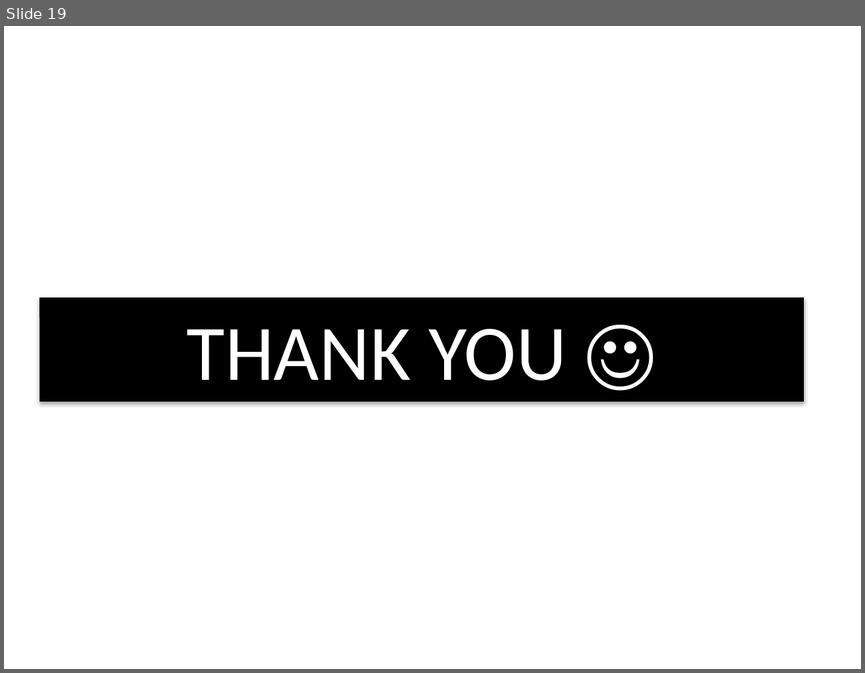
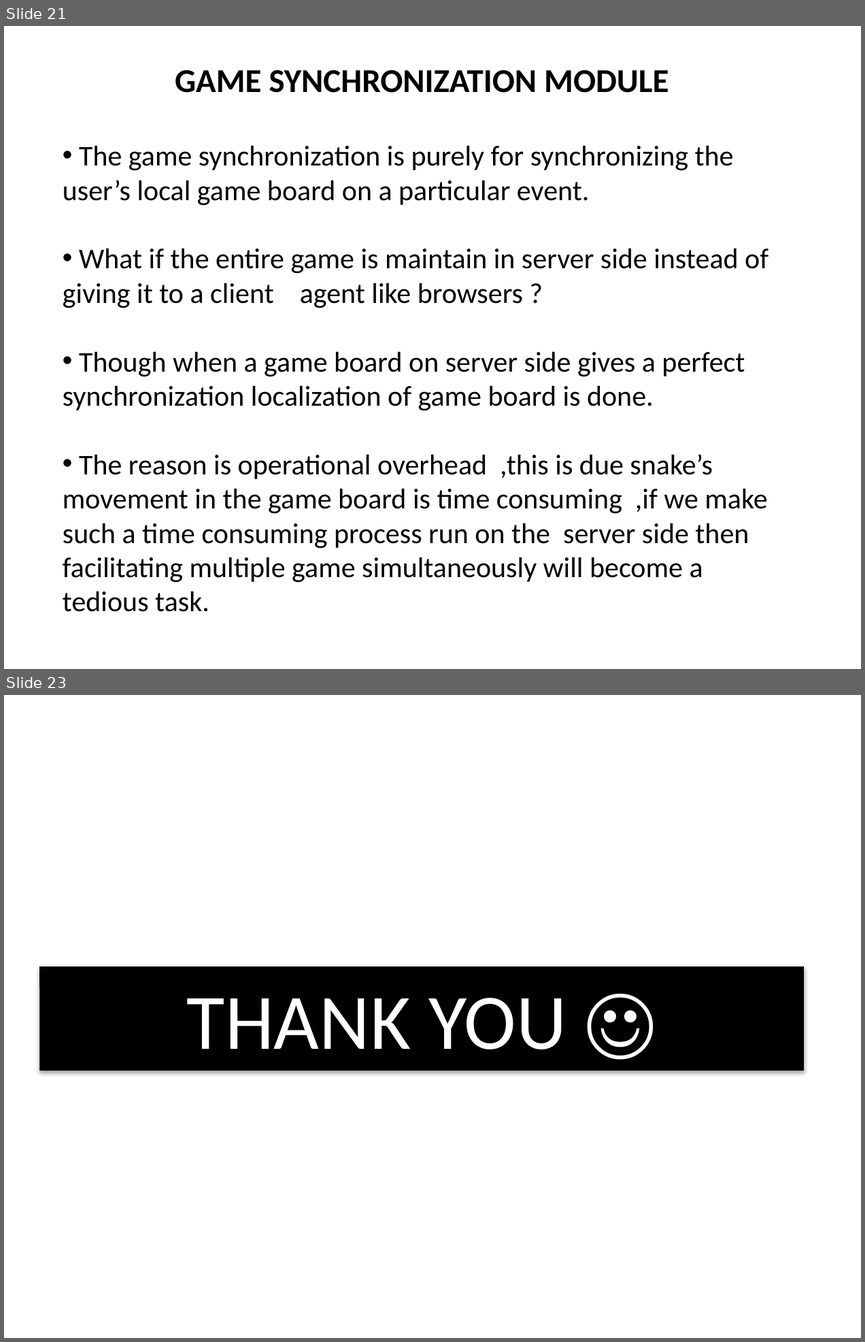
Before and after one commit to Greeny6092/Mini-Project-sem7-, a slide deck: presentation/AI BASED MULTIPLAYER SNAKE GAME(mini project).pptx. Shown one above the other, each under a label of ours: slide 19 before the commit, slides 21 and 23 after it; the slides between them are not shown. The pictures are 865x673 and 865x1342 pixels, drawn with LibreOffice and Linux fonts; fonts in the diff are those of the drawing. Boxes give left, top, right and bottom in pixels: in the first picture for what was removed or moved away, otherwise in the second. Text is boxed around its words. In the diff, an @@ line names an element or a change of style, - is before the commit and + after.

```diff
--- a/presentation/AI BASED MULTIPLAYER SNAKE GAME(mini project).pptx
+++ b/presentation/AI BASED MULTIPLAYER SNAKE GAME(mini project).pptx
@@ slide 21 added at [4,26,861,669], background #FFFFFF @@
@@ text added at [175,70,668,93], 28 pt, text #000000, bold @@
+GAME SYNCHRONIZATION MODULE
@@ text added at [62,145,768,611], 24 pt, text #000000 @@
+• The game synchronization is purely for synchronizing the user’s local game board on a particular event.
+• What if the entire game is maintain in server side instead of giving it to a client agent like browsers ?
+• Though when a game board on server side gives a perfect synchronization localization of game board is done.
+• The reason is operational overhead ,this is due snake’s movement in the game board is time consuming ,if we make such a time consuming process run on the server side then facilitating multiple game simultaneously will become a tedious task.
@@ what was slide 19 is now slide 23 @@
```
Also in this commit, not shown: 17 slides changed, 3 other slides added.
